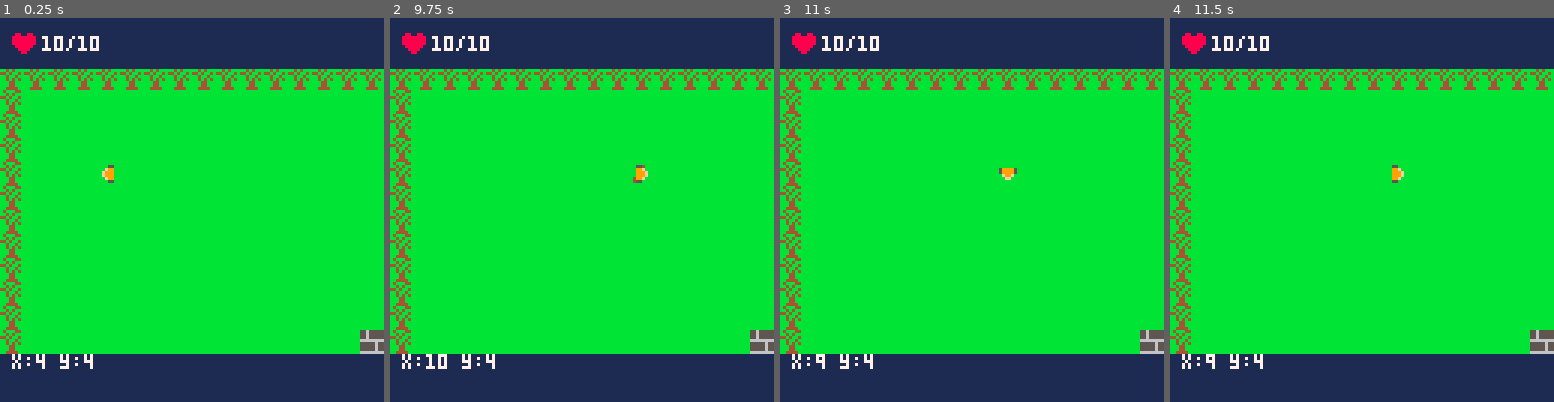
Above: before the commit, frames 1-4 (left to right).
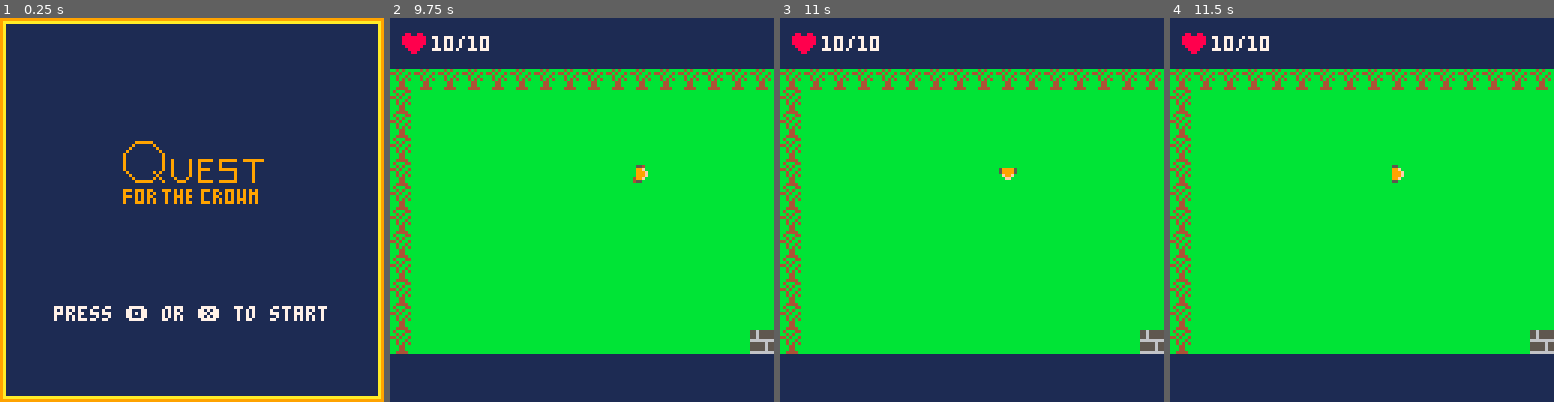
Above: after the commit, the same moments.

Repository: DioMuller/pico-8
Game: PICO-8 cartridge qftc.p8
Two runs of this game, one before a commit and one after it. Both use one fixed random seed, a clock stepped at 60 frames per second and the inputs below.
Inputs:
- Up to frame 1 (0.25 s): no input
- Up to frame 2 (9.75 s): tap X (X key) at 0.33, 1.07, 1.85, 2.97, 4.08, 5.2, 6.32, 7.43, 8.55, 9.67 s; tap O (Z key) at 0.7, 1.7, 2.1, 2.5, 2.9, 3.3, 3.7, 4.1, 4.5, 4.9, 5.3, 5.7, 6.1, 6.5, 6.9, 7.3, 7.7, 8.1, 8.5, 8.9, 9.3, 9.7 s; hold Right 1.6-2.1 s; hold Up 2.15-2.42 s; hold Right 2.47-3.03 s; hold Left 3.08-3.58 s; hold Down 3.63-3.97 s; hold Right 4.02-4.68 s; hold Up 4.73-5.03 s; hold Left 5.08-5.68 s; hold Down 5.73-6.03 s; hold Right 6.08-6.58 s; hold Right 6.63-7.13 s; hold Up 7.18-7.45 s; hold Right 7.5-8.07 s; hold Left 8.12-8.62 s; hold Down 8.67-9 s; hold Right 9.05-9.72 s
- Up to frame 3 (11 s): hold Up 9.77-10.07 s; tap O (Z key) at 10.1, 10.5, 10.9 s; hold Left 10.12-10.72 s; hold Down from 10.77 s (still down); tap X (X key) at 10.78 s
- Up to frame 4 (11.5 s): release Down at 11.07 s; hold Right from 11.12 s (still down); tap O (Z key) at 11.3 s

The runs differ from the first frame. In frame 1, 79% of the frame differs, in the area x 0-100%, y 0-100%; in frame 2, 0.3%; in frame 3, 0.3%; in frame 4, 0.3%.

Commit message:
QftC: Title Screen with BGM.

Diff:
--- a/qftc.p8
+++ b/qftc.p8
@@ -1,6 +1,86 @@
 pico-8 cartridge // http://www.pico-8.com
 version 29
 __lua__
+-- main loop
+
+function _init()
+	loop = title_loop
+	loop.init()
+end
+
+function _update()
+	loop.update()
+end
+
+function _draw()
+	loop.draw()
+end
+-->8
+-- helper functions
+function update_player_spr()
+	if p_direction == 0 then
+
+		if p_walking then
+			if p_anim_frames < 3 then
+				p_spr=18
+			else
+				p_spr=34
+			end
+		else
+			p_spr=2
+		end
+
+		p_flip_x=true
+		p_flip_y=false
+	elseif p_direction == 1 then
+
+		if p_walking then
+						if p_anim_frames < 3 then
+				p_spr=18
+			else
+				p_spr=34
+			end
+		else
+			p_spr=2
+		end
+
+		p_flip_x=false
+		p_flip_y=false
+	elseif p_direction == 2 then
+
+		if p_walking then
+			if p_anim_frames < 3 then
+				p_spr=17
+			else
+				p_spr=33
+			end
+		else
+			p_spr=1
+		end
+
+		p_flip_x=false
+		p_flip_y=true
+	else
+
+		if p_walking then
+			if p_anim_frames < 3 then
+				p_spr=17
+			else
+				p_spr=33
+			end
+		else
+			p_spr=1
+		end
+
+		p_flip_x=false
+		p_flip_y=false
+	end
+end
+
+function can_move(x,y)
+	return not fget(mget(p_cam_x + x,p_cam_y + y),0)
+end
+-->8
 -- params
 p_current_health=10
 p_max_health=10
@@ -33,181 +113,153 @@
 	[23]={[59]={x=7,y=30}},
 	[24]={[59]={x=7,y=30}},
 }
-
--- main game loop
-function _init()
-
-end
-
-function _update()
-
-	local mov_x = 0
-	local mov_y = 0
-
-	if p_anim_frames > 0 then
-		p_anim_frames-=1
-	else
-		p_walking = false
-		p_attacking = true
+-->8
+-- title loop
+title_loop = {
+	init = function()
+		music(0)
+	end,
+
+	update = function()
+		if btnp(4) or btnp(5) then
+			loop = game_loop
+			loop.init()
+		end
+	end,
+
+	draw = function()
+			rectfill(0,0,128,128,1)
+
+			spr(136,40,40,6,3)
+
+			spr(142,0,0)
+			spr(143,120,0)
+			spr(190,0,120)
+			spr(191,120,120)
+
+			for x=1,14 do
+				spr(158,0,x*8)
+				spr(159,120,x*8)
+				spr(174,x*8,0)
+				spr(175,x*8,120)
+			end
+
+			print('press 🅾️ or ❎ to start',18,96,7)
 	end
-	-- player movement
-	if btnp(0) then
-		if p_direction == 0 then
-			mov_x -= 1
-			p_walking = true
-			p_anim_frames = 4
+}
+-->8
+-- game loop
+game_loop = {
+	init = function()
+
+	end,
+
+	update = function()
+		local mov_x = 0
+		local mov_y = 0
+
+		if p_anim_frames > 0 then
+			p_anim_frames-=1
 		else
-			p_direction = 0
-		end
-	elseif btnp(1) then
-		if p_direction == 1 then
-			mov_x += 1
-			p_walking = true
-			p_anim_frames = 4
-		else
-			p_direction = 1
-		end
-	elseif btnp(2) then
-		if p_direction == 2 then
-			mov_y -= 1
-			p_walking = true
-			p_anim_frames = 4
-		else
-			p_direction = 2
-		end
-	elseif btnp(3) then
-		if p_direction == 3 then
-			mov_y += 1
-			p_walking = true
-			p_anim_frames = 4
-		else
-			p_direction = 3
-		end
+			p_walking = false
+			p_attacking = true
+		end
+		-- player movement
+		if btnp(0) then
+			if p_direction == 0 then
+				mov_x -= 1
+				p_walking = true
+				p_anim_frames = 4
+			else
+				p_direction = 0
+			end
+		elseif btnp(1) then
+			if p_direction == 1 then
+				mov_x += 1
+				p_walking = true
+				p_anim_frames = 4
+			else
+				p_direction = 1
+			end
+		elseif btnp(2) then
+			if p_direction == 2 then
+				mov_y -= 1
+				p_walking = true
+				p_anim_frames = 4
+			else
+				p_direction = 2
+			end
+		elseif btnp(3) then
+			if p_direction == 3 then
+				mov_y += 1
+				p_walking = true
+				p_anim_frames = 4
+			else
+				p_direction = 3
+			end
+		end
+
+		-- update position
+		if can_move(p_pos_x + mov_x, p_pos_y + mov_y) then
+			p_pos_x += mov_x
+			p_pos_y += mov_y
+		end
+
+		-- waypoints
+		local wp_x = waypoints[p_pos_x+p_cam_x]
+		if wp_x  != nil then
+			teleport = wp_x[p_pos_y+p_cam_y]
+			if teleport != nil then
+				p_pos_x = teleport.x%16
+				p_pos_y = teleport.y%12
+				p_cam_x = teleport.x-p_pos_x
+				p_cam_y = teleport.y-p_pos_y
+			end
+		end
+		-- update map
+		if p_pos_x >= 16 then
+			p_pos_x -= 16
+			p_cam_x += 16
+		elseif p_pos_x < 0 then
+			p_pos_x += 16
+			p_cam_x -= 16
+		end
+
+		if p_pos_y >= 12 then
+			p_pos_y -= 12
+			p_cam_y += 12
+		elseif p_pos_y < 0 then
+			p_pos_y += 12
+			p_cam_y -= 12
+		end
+
+		-- update player sprite
+		update_player_spr()
+
+		-- check if dead, go to title
+		if p_current_health <= 0 then
+			loop = title_loop
+			loop.init()
+		end
+	end,
+
+	draw = function()
+			-- draw map
+		map(p_cam_x,p_cam_y,0,16,16,12)
+
+		-- draw character
+		spr(p_spr,p_pos_x*8, p_pos_y*8+16, 1, 1, p_flip_x, p_flip_y)
+
+		-- draw ui
+		rectfill(0,0,128,16,1)
+
+		-- stats
+		spr(16, 4, 4)
+		print(p_current_health .. '/' .. p_max_health,14,6,7)
+
+		rectfill(0,112,128,128,1)
 	end
-
-	-- update position
-	if can_move(p_pos_x + mov_x, p_pos_y + mov_y) then
-		p_pos_x += mov_x
-		p_pos_y += mov_y
-	end
-
-	-- waypoints
-	local wp_x = waypoints[p_pos_x+p_cam_x]
-	if wp_x  != nil then
-		teleport = wp_x[p_pos_y+p_cam_y]
-		if teleport != nil then
-			p_pos_x = teleport.x%16
-			p_pos_y = teleport.y%12
-			p_cam_x = teleport.x-p_pos_x
-			p_cam_y = teleport.y-p_pos_y
-		end
-	end
-	-- update map
-	if p_pos_x >= 16 then
-		p_pos_x -= 16
-		p_cam_x += 16
-	elseif p_pos_x < 0 then
-		p_pos_x += 16
-		p_cam_x -= 16
-	end
-
-	if p_pos_y >= 12 then
-		p_pos_y -= 12
-		p_cam_y += 12
-	elseif p_pos_y < 0 then
-		p_pos_y += 12
-		p_cam_y -= 12
-	end
-
-	-- update player sprite
-	update_player_spr()
-
-end
-
-function _draw()
-	-- draw map
-	map(p_cam_x,p_cam_y,0,16,16,12)
-
-	-- draw character
-	spr(p_spr,p_pos_x*8, p_pos_y*8+16, 1, 1, p_flip_x, p_flip_y)
-
-	-- draw ui
-	rectfill(0,0,128,16,1)
-	local drawn_health=0
-	local position=0
-
-	-- stats
-	spr(16, 4, 4)
-	print(p_current_health .. '/' .. p_max_health,14,6,7)
-
-	rectfill(0,112,128,128,1)
-	print('x:'..p_pos_x+p_cam_x..' y:'..p_pos_y+p_cam_y, 4, 112,7)
-end
--->8
--- helper functions
-function update_player_spr()
-	if p_direction == 0 then
-
-		if p_walking then
-			if p_anim_frames < 3 then
-				p_spr=18
-			else
-				p_spr=34
-			end
-		else
-			p_spr=2
-		end
-
-		p_flip_x=true
-		p_flip_y=false
-	elseif p_direction == 1 then
-
-		if p_walking then
-						if p_anim_frames < 3 then
-				p_spr=18
-			else
-				p_spr=34
-			end
-		else
-			p_spr=2
-		end
-
-		p_flip_x=false
-		p_flip_y=false
-	elseif p_direction == 2 then
-
-		if p_walking then
-			if p_anim_frames < 3 then
-				p_spr=17
-			else
-				p_spr=33
-			end
-		else
-			p_spr=1
-		end
-
-		p_flip_x=false
-		p_flip_y=true
-	else
-
-		if p_walking then
-			if p_anim_frames < 3 then
-				p_spr=17
-			else
-				p_spr=33
-			end
-		else
-			p_spr=1
-		end
-
-		p_flip_x=false
-		p_flip_y=false
-	end
-end
-
-function can_move(x,y)
-	return not fget(mget(p_cam_x + x,p_cam_y + y),0)
-end
+}
 
 
 
Not shown, changed: 35 lines of the sprite sheet (__gfx__) section of qftc.p8
Not shown, changed: the music (__music__) section of qftc.p8
Not shown, changed: the sound effects (__sfx__) section of qftc.p8
